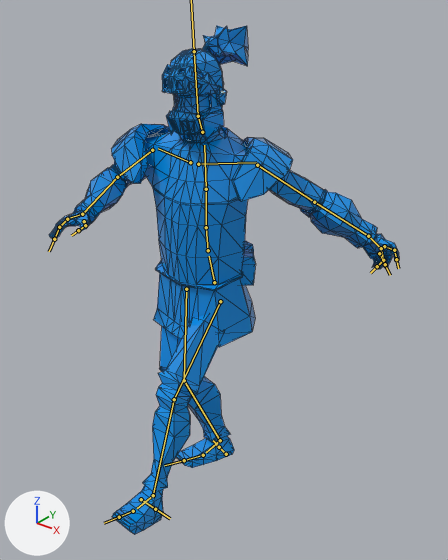
Renders of the FBX model Assets/Model/Fiter2.fbx from each side of a commit.
Camera for both pictures: a camera (50 mm lens) standing at (2.13, -2.5, 2.86) and looking at (0.21, -0.1, 1.37). Every picture has the same lights, and +X, +Y and +Z are marked at lower left. Both versions are drawn at frame 680 of the action 'metarig.001|hModel_'; the numbers are the values there. The bones that bend it are drawn over the model as lines. Mesh edges are drawn as thin lines.

The first picture shows 'MeshDown'.
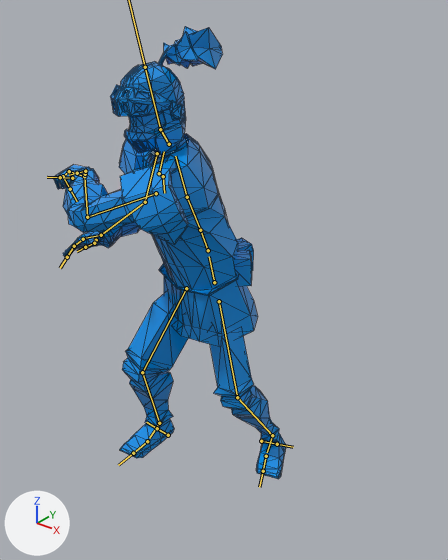
Boxes [x1, y1, x2, y2] around the edits, measured in the pictures (448 x 560 px):
'MeshDown', posed (33% narrower, 11% shorter): before [49, 26, 399, 534]; after [53, 26, 286, 479]
bone 'spine.001', root to tip: before (208, 250) to (206, 227); after (208, 250) to (200, 230)
bone 'spine.002', root to tip: before (206, 227) to (206, 189); after (200, 230) to (187, 197)
bone 'spine.003', root to tip: before (206, 189) to (204, 145); after (187, 197) to (175, 156)
bone 'spine.004', root to tip: before (202, 132) to (198, 116); after (169, 144) to (160, 129)
bone 'spine.005', root to tip: before (198, 116) to (194, 51); after (160, 129) to (145, 67)
bone 'shoulder.L', root to tip: before (190, 162) to (158, 148); after (159, 173) to (164, 151)
bone 'upper_arm.L', root to tip: before (152, 150) to (117, 177); after (157, 153) to (145, 202)
bone 'forearm.L', root to tip: before (117, 177) to (82, 214); after (145, 202) to (101, 235)
bone 'shoulder.R', root to tip: before (198, 164) to (256, 162); after (163, 176) to (164, 193)
bone 'upper_arm.R', root to tip: before (257, 165) to (314, 202); after (156, 193) to (87, 217)
bone 'forearm.R', root to tip: before (314, 202) to (368, 236); after (87, 217) to (84, 176)
bone 'hand.R', root to tip: before (368, 236) to (380, 248); after (84, 176) to (68, 171)
bone 'thigh.L', root to tip: before (186, 289) to (184, 380); after (186, 288) to (142, 372)
bone 'shin.L', root to tip: before (184, 380) to (220, 440); after (142, 372) to (159, 423)
bone 'foot.L', root to tip: before (220, 440) to (206, 452); after (159, 423) to (149, 438)
bone 'thigh.R', root to tip: before (220, 301) to (174, 399); after (219, 301) to (237, 397)
bone 'shin.R', root to tip: before (174, 399) to (153, 495); after (237, 397) to (272, 435)
bone 'foot.R', root to tip: before (153, 495) to (137, 508); after (272, 435) to (267, 452)
bone 'toe.R', root to tip: before (133, 511) to (119, 517); after (266, 456) to (263, 471)

What the commit changed:
Bone 'spine' (bone_spine) moves from (0.0, -0.087, 0.022) to (0.0, -0.088, 0.023).
Bone 'spine' (bone_spine) turns from (0, 0, 0) to (0, 3, -1) degrees about its own x, y and z.
Bone 'spine.001' (bone_spine_001) turns from (2, -2, 1) to (15, 5, 0) degrees about its own x, y and z.
Bone 'spine.002' (bone_spine_002) turns from (3, -5, 2) to (10, 11, 0) degrees about its own x, y and z.
Bone 'spine.003' (bone_spine_003) turns from (2, -1, 0) to (-7, 3, 0) degrees about its own x, y and z.
Bone 'spine.004' (bone_spine_004) turns from (-2, -4, -2) to (-6, -17, 6) degrees about its own x, y and z.
Bone 'spine.005' (bone_spine_005) turns from (-2, 2, 0) to (0, 0, 0) degrees about its own x, y and z.
Bone 'shoulder.L' (bone_shoulder_l) turns from (-2, 3, -9) to (-5, 5, -1) degrees about its own x, y and z.
Bone 'upper_arm.L' (bone_upper_arm_l) turns from (-7, -34, -31) to (26, -12, -61) degrees about its own x, y and z.
Bone 'forearm.L' (bone_forearm_l) turns from (71, 41, -27) to (75, 36, -8) degrees about its own x, y and z.
Bone 'shoulder.R' (bone_shoulder_r) turns from (-2, -2, -6) to (13, 6, 53) degrees about its own x, y and z.
Bone 'upper_arm.R' (bone_upper_arm_r) turns from (-19, 38, 22) to (74, -6, 4) degrees about its own x, y and z.
Bone 'forearm.R' (bone_forearm_r) turns from (3, 24, 4) to (74, 6, -13) degrees about its own x, y and z.
Bone 'hand.R' (bone_hand_r) turns from (-18, 15, 2) to (-48, 2, -3) degrees about its own x, y and z.
Bone 'thigh.L' (bone_thigh_l) turns from (-9, -7, 4) to (-28, -12, -9) degrees about its own x, y and z.
Bone 'shin.L' (bone_shin_l) turns from (26, -16, 0) to (42, 13, 8) degrees about its own x, y and z.
Bone 'foot.L' (bone_foot_l) turns from (-22, -4, 2) to (-15, -6, 3) degrees about its own x, y and z.
Bone 'thigh.R' (bone_thigh_r) turns from (-47, -1, 3) to (-3, 15, 14) degrees about its own x, y and z.
Bone 'shin.R' (bone_shin_r) turns from (21, 11, 2) to (33, 8, 5) degrees about its own x, y and z.
Bone 'foot.R' (bone_foot_r) turns from (3, 6, -3) to (-28, 16, -12) degrees about its own x, y and z.
Bone 'toe.R' (bone_toe_r) turns from (10, 1, 0) to (0, -1, 0) degrees about its own x, y and z.
